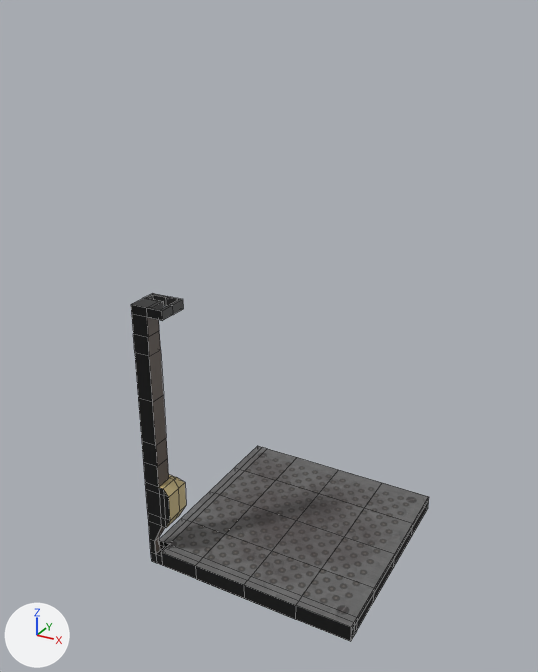
The Blender file Assets/Models and Textures/WallConvex.blend as it was, and as the next commit left it.
One viewpoint serves both versions: a 50 mm camera at (5.22, -10.6, 9.28) aimed at (-0.41, -0.37, 4.16). The lights are fixed; the arrows at lower left show +X, +Y and +Z. The first picture is the older version. Mesh edges are drawn as thin lines.

The first picture shows 'CornerWall.001'.
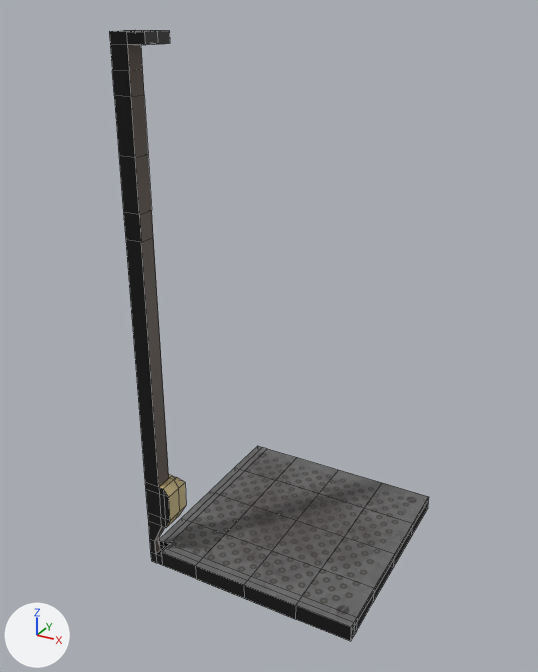
What the commit changed:
me_cube_005 is used by ob_cornerwall_001; location (0.0, 0.0, 0.0).
me_cube_005 had 236 vertices, 212 faces and spanned x -2.0..2.0, y -2.0..2.0, z -0.1..5.0.
me_cube_005 now has 236 vertices, 212 faces and spans x -2.0..2.0, y -2.0..2.0, z -0.1..9.0.
me_cube_005 part 1: all 54 vertices in x -2.0..-1.4, y -2.0..-1.42, z 2.06..5.0 are moved by (0.0, 0.0, 4.0).

Pixel boxes [x1, y1, x2, y2] of what changed, in the pictures (538 x 672 px; the box of a moved part takes in the faces that stretch with it):
'CornerWall.001', reshaped (7% wider, 75% taller)
    before: [131, 293, 429, 642]
    after: [109, 30, 429, 642]
part 1 of me_cube_005, moved or reshaped
    before: [131, 293, 184, 487]
    after: [109, 30, 170, 487]
